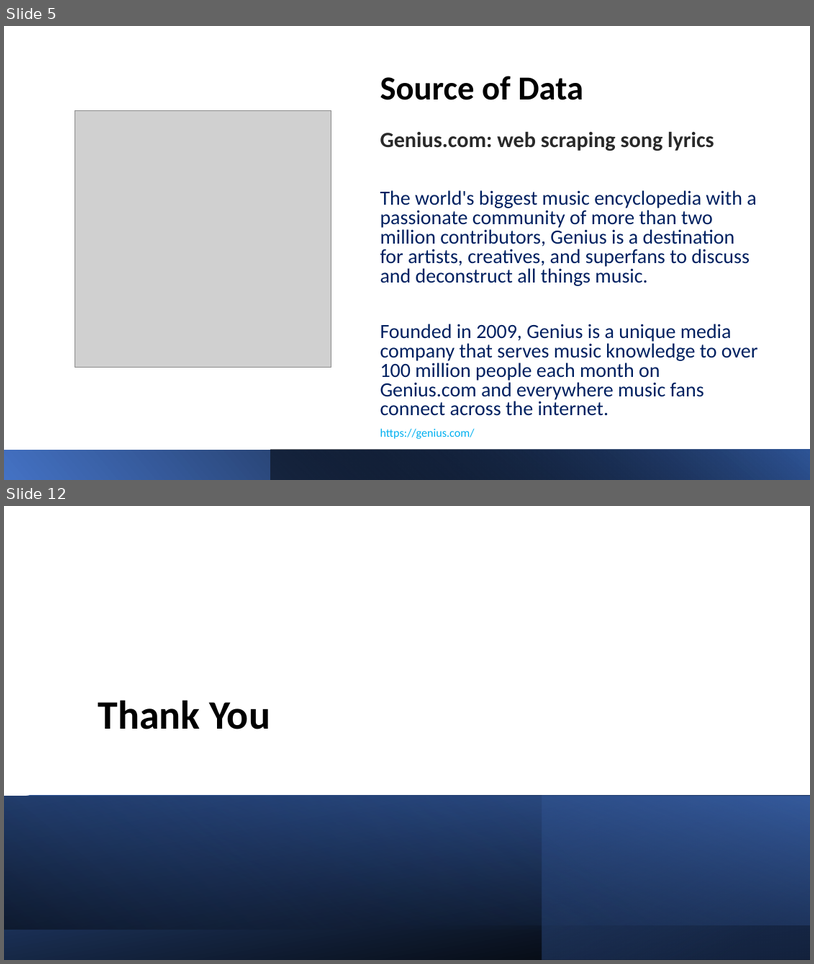
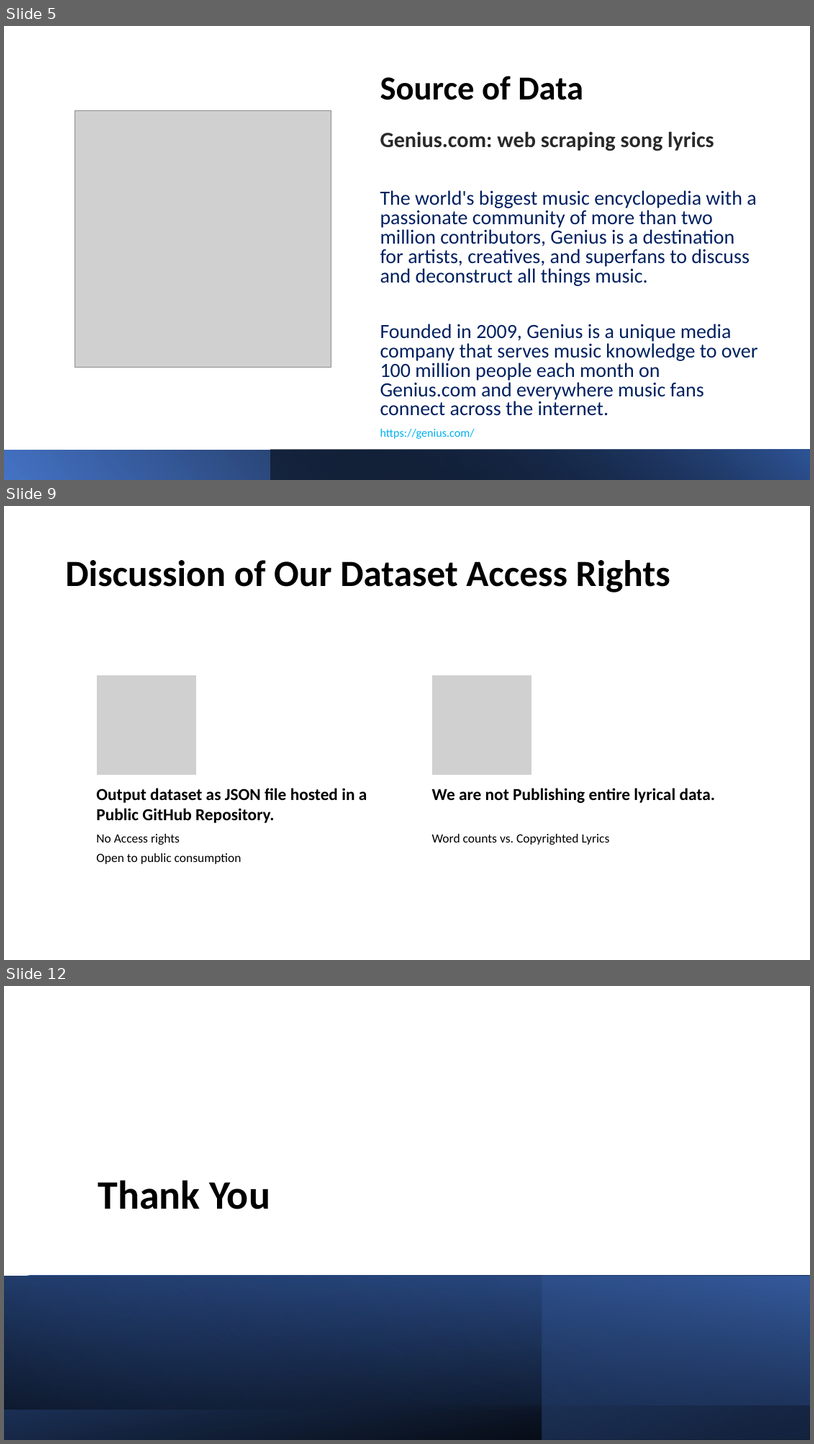
Before and after one commit to TrevorPawlewicz/DSCI-511-Course-Project, a slide deck: Presentation PowerPoint/Project-Presentation-Template.pptx. Shown one above the other, each under a label of ours: slides 5 and 12 before the commit, slides 5, 9 and 12 after it; the slides between them are not shown. The pictures are 814x964 and 814x1444 pixels, drawn with LibreOffice and Linux fonts; fonts in the diff are those of the drawing; grey boxes stand for pictures. Boxes give left, top, right and bottom in pixels: in the first picture for what was removed or moved away, otherwise in the second. Text is boxed around its words. In the diff, an @@ line names an element or a change of style, - is before the commit and + after.

```diff
--- a/Presentation PowerPoint/Project-Presentation-Template.pptx
+++ b/Presentation PowerPoint/Project-Presentation-Template.pptx
@@ slide 9 added at <box>4,506,810,960</box>, background #FFFFFF @@
@@ title added at <box>65,560,671,592</box>, 44 pt, text #000000, bold @@
+Discussion of Our Dataset Access Rights
@@ group added at <box>96,674,716,864</box>: 4 texts, 2 pictures @@
+Output dataset as JSON file hosted in a Public GitHub Repository.
+No Access rights
+Open to public consumption
+We are not Publishing entire lyrical data.
+Word counts vs. Copyrighted Lyrics
```
Also in this commit, not shown: 5 slides changed, 1 slide removed.
